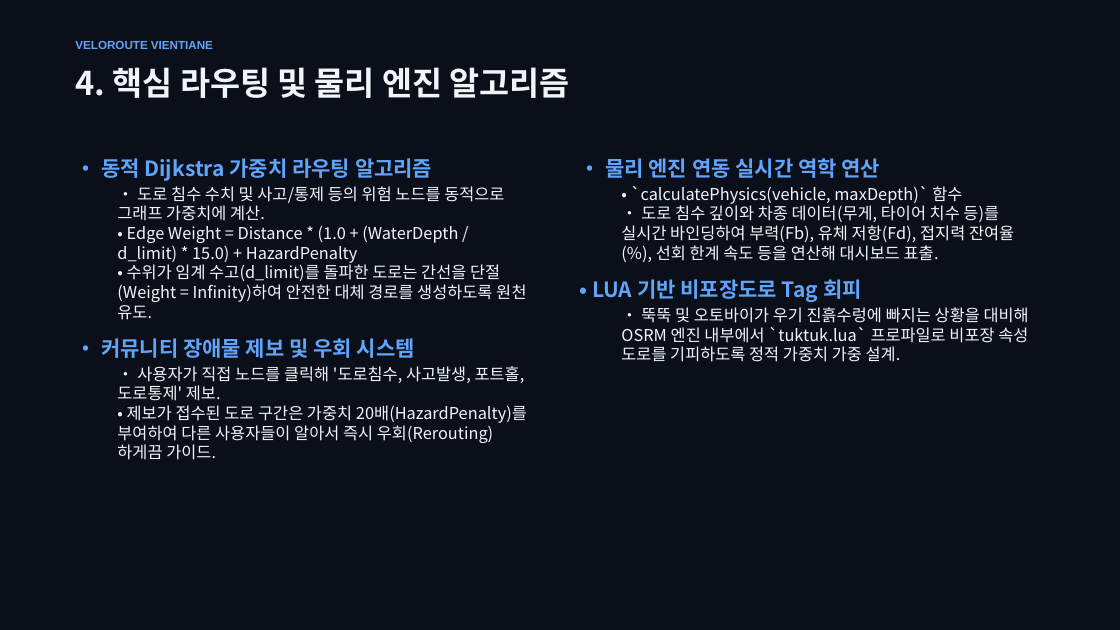
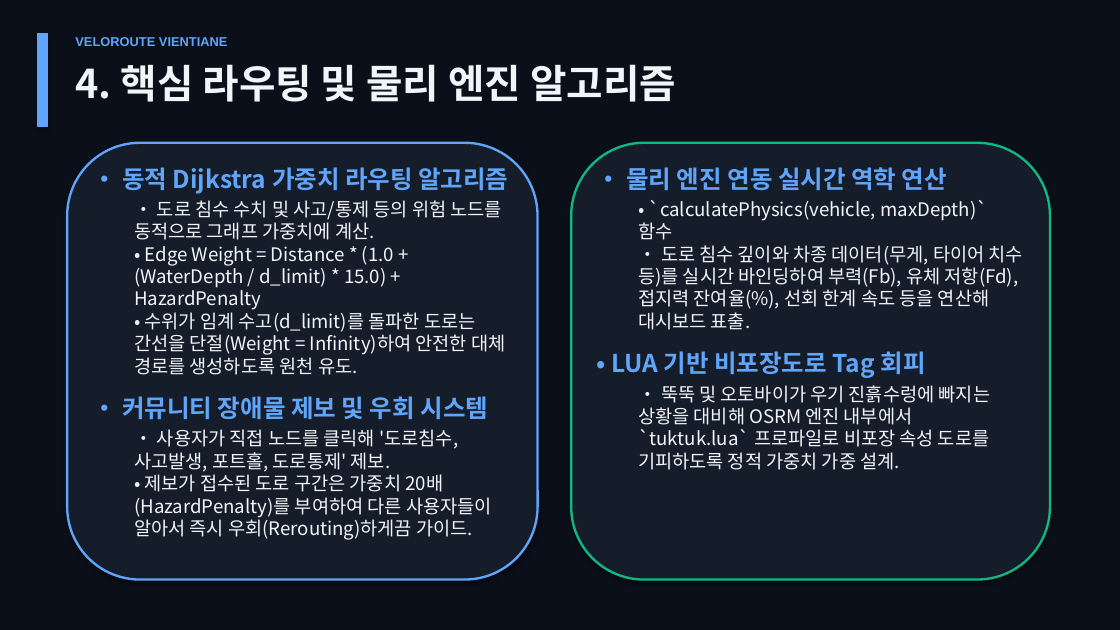
Before and after one commit to HTGAM/HackerThon_VeloRoute, a slide deck: slide 5 of VeloRoute_Vientiane_Presentation.pptx. Drawn at 1120x630 pixels with LibreOffice and Linux fonts; fonts in the diff are those of the drawing. Boxes give left, top, right and bottom in pixels: in the first picture for what was removed or moved away, otherwise in the second. Text is boxed around its words. In the diff, an @@ line names an element or a change of style, - is before the commit and + after.

Commit message:
design: upgrade app and ppt presentation visibility for hackathon booth

```diff
--- a/VeloRoute_Vientiane_Presentation.pptx
+++ b/VeloRoute_Vientiane_Presentation.pptx
@@ text "VELOROUTE VIENTIANE" at [75,37,228,46]: size 10 to 11 pt @@
@@ rectangle added at [38,34,48,126], fill #60A5FA, outline #60A5FA 1 pt @@
@@ text "4. 핵심 라우팅 및 물리 ..." at [75,64,676,102]: size 28 to 34 pt @@
@@ rounded rectangle added at [67,143,538,580], fill #151D2B, outline #60A5FA 2 pt @@
@@ rounded rectangle added at [571,143,1050,580], fill #151D2B, outline #10B981 2 pt @@
@@ text "• 동적 Dijkstra 가중치 라우팅 ...": place and size @@
-text "• 동적 Dijkstra 가중치 라우팅 ..." at [101,158,527,460]
+text "• 동적 Dijkstra 가중치 라우팅 ..." at [122,167,508,540]
@@ text "• 동적 Dijkstra 가중치 라우팅 ..." at [122,167,508,540]: size 18 to 21 pt in "• 동적 Dijkstra 가중치 라우팅 알고리즘", "• 커뮤니티 장애물 제보 및 우회 시스템"; size 14 to 16 pt in "• 도로 침수 수치 및 사고/통제 등의 ...", "• 사용자가 직접 노드를 클릭해 '도로침수, 사고발생, ..."; more space between paragraphs @@
@@ text "• 물리 엔진 연동 실시간 ...": place and size @@
-text "• 물리 엔진 연동 실시간 ..." at [592,158,1029,362]
+text "• 물리 엔진 연동 실시간 ..." at [611,167,1023,470]
@@ text "• 물리 엔진 연동 실시간 ..." at [611,167,1023,470]: size 18 to 21 pt in "• 물리 엔진 연동 실시간 역학 연산", "• LUA 기반 비포장도로 Tag 회피"; size 14 to 16 pt in "• `calculatePhysics(vehicle, maxDepth)` 함수 • 도로 침수 ...", "• 뚝뚝 및 오토바이가 우기 진흙수렁에 빠지는 ..."; more space between paragraphs @@
```
Also in this commit, not shown: 7 other slides changed, 6 other files.
